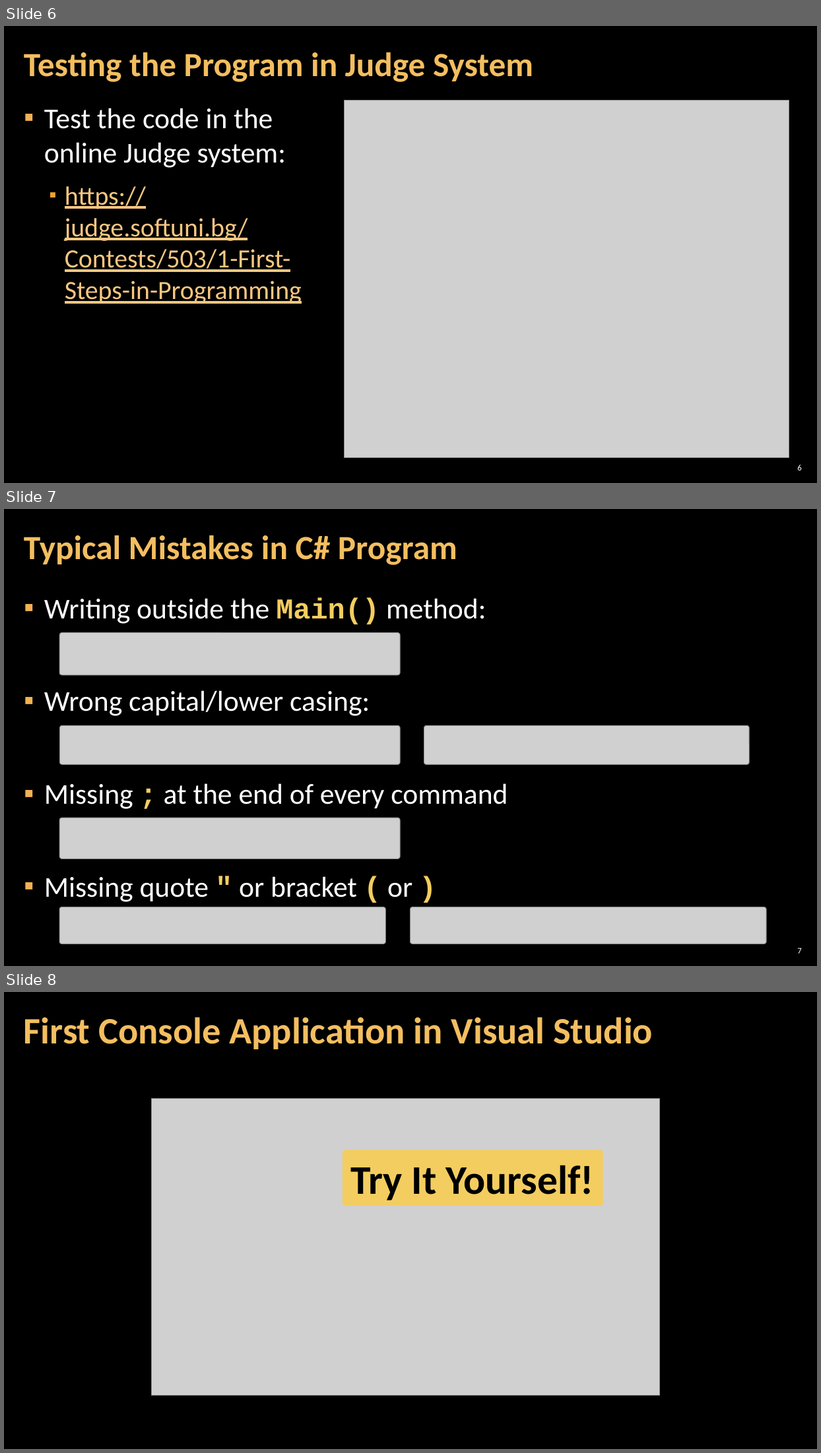
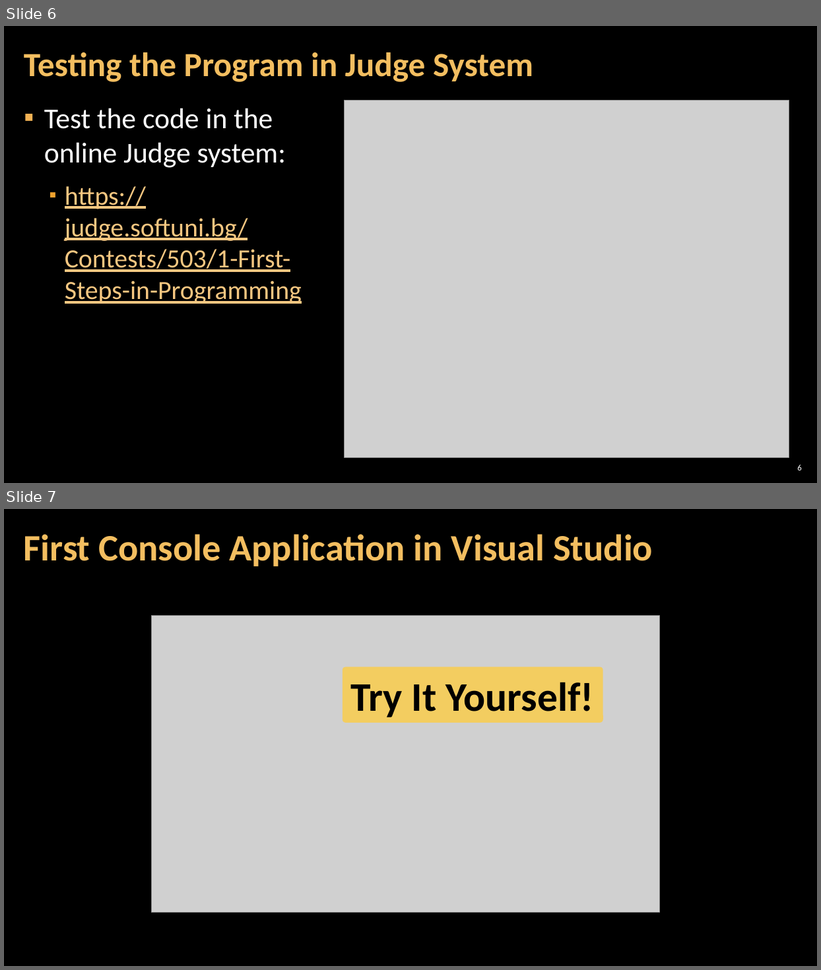
Before and after one commit to SoftUni/Programming-Basics-Resources, a slide deck: Presentation-Slides-CSharp-EN/Chapter-1-Into-Programming/06.Creating-a-Console-Application.pptx. Shown one above the other, each under a label of ours: slides 6, 7 and 8 before the commit, slides 6 and 7 after it. The pictures are 821x1453 and 821x970 pixels, drawn with LibreOffice and Linux fonts; fonts in the diff are those of the drawing; grey boxes stand for pictures; background and template pictures are left out. Boxes give left, top, right and bottom in pixels: in the first picture for what was removed or moved away, otherwise in the second. Text is boxed around its words. In the diff, an @@ line names an element or a change of style, - is before the commit and + after.

Commit message:
removed slide

```diff
--- a/Presentation-Slides-CSharp-EN/Chapter-1-Into-Programming/06.Creating-a-Console-Application.pptx
+++ b/Presentation-Slides-CSharp-EN/Chapter-1-Into-Programming/06.Creating-a-Console-Application.pptx
@@ slide 7 removed at box(4, 509, 817, 966), background picture (left out) @@
@@ title removed at box(24, 535, 457, 565) @@
-Typical Mistakes in C# Program
@@ text removed at box(44, 597, 508, 902) @@
-▪ Writing outside the Main() method:
-▪ Wrong capital/lower casing:
-▪ Missing ; at the end of every command
-▪ Missing quote " or bracket ( or )
@@ picture removed at box(59, 633, 400, 675) @@
@@ picture removed at box(59, 725, 400, 764) @@
@@ picture removed at box(424, 725, 749, 764) @@
@@ picture removed at box(59, 819, 400, 859) @@
@@ picture removed at box(59, 908, 386, 944) @@
@@ picture removed at box(411, 908, 766, 944) @@
@@ page number removed at box(797, 948, 801, 954) @@
-7
@@ what was slide 8 is now slide 7 @@
```
